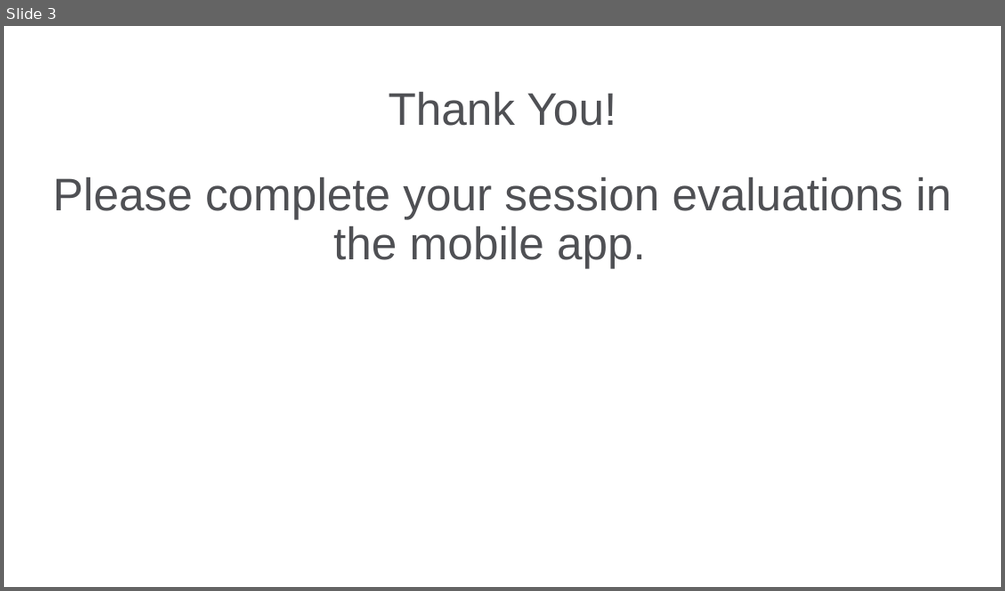
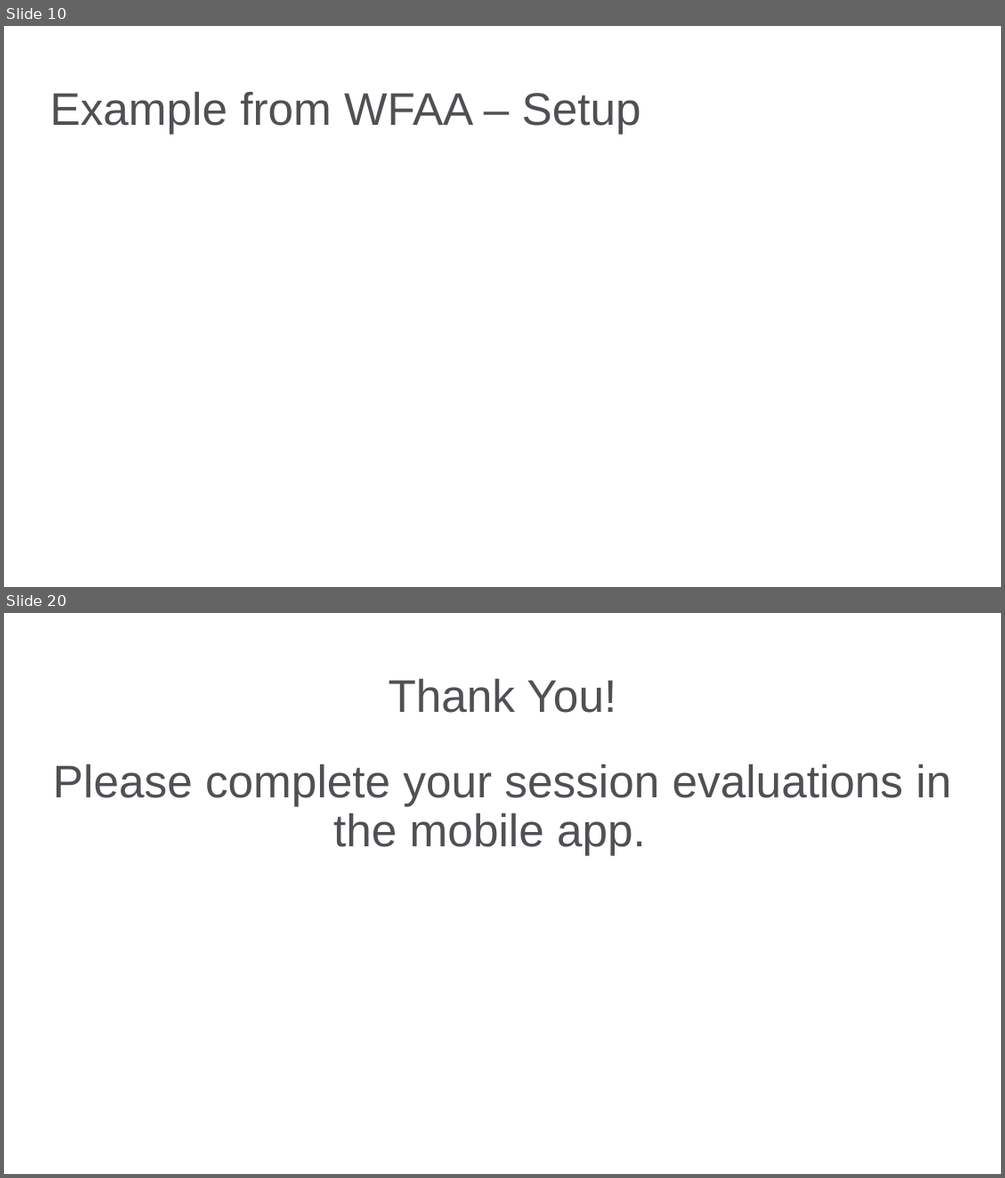
Before and after one commit to bgstieber/APRA-PD-DAS-2019, a slide deck: Generating Insights from Clustering Large Donors - BStieber APRA DAS19.pptx. Shown one above the other, each under a label of ours: slide 3 before the commit, slides 10 and 20 after it; the slides between them are not shown. The pictures are 1005x591 and 1005x1178 pixels, drawn with LibreOffice and Linux fonts; fonts in the diff are those of the drawing; background and template pictures are left out. Boxes give left, top, right and bottom in pixels: in the first picture for what was removed or moved away, otherwise in the second. Text is boxed around its words. In the diff, an @@ line names an element or a change of style, - is before the commit and + after.

```diff
--- a/Generating Insights from Clustering Large Donors - BStieber APRA DAS19.pptx
+++ b/Generating Insights from Clustering Large Donors - BStieber APRA DAS19.pptx
@@ slide 10 added at bbox=[4, 26, 1001, 587], background picture (left out) @@
@@ title added at bbox=[50, 92, 641, 134], 33 pt, text #4F5054 @@
+Example from WFAA – Setup
@@ what was slide 3 is now slide 20 @@
```
Also in this commit, not shown: 2 slides changed, 16 other slides added, 1 other file.
